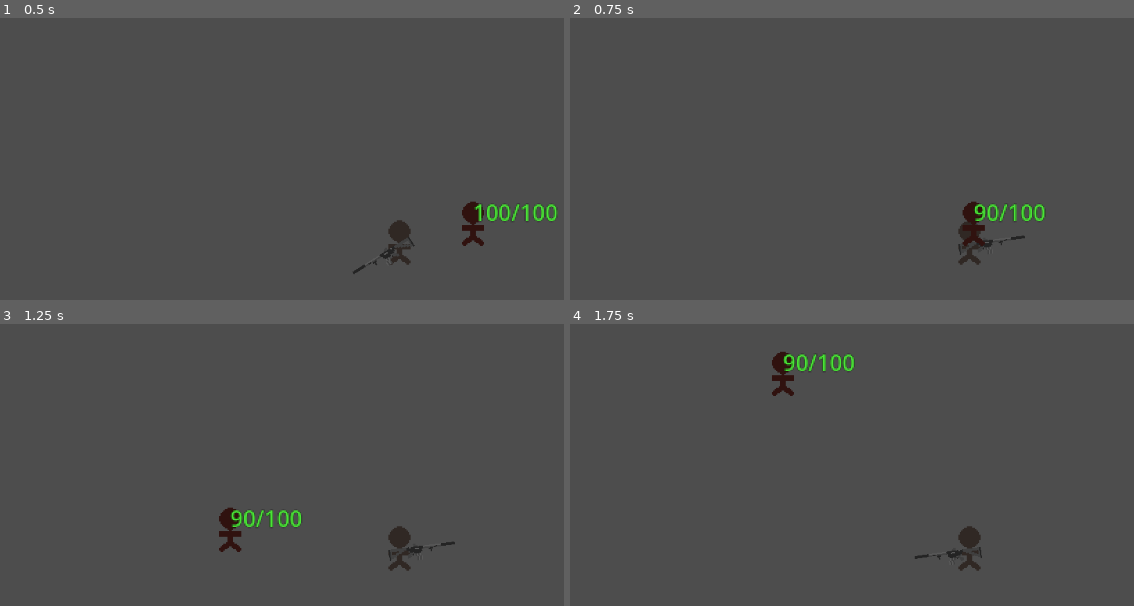
Above: before the commit, frames 1-4 (two rows, left to right).
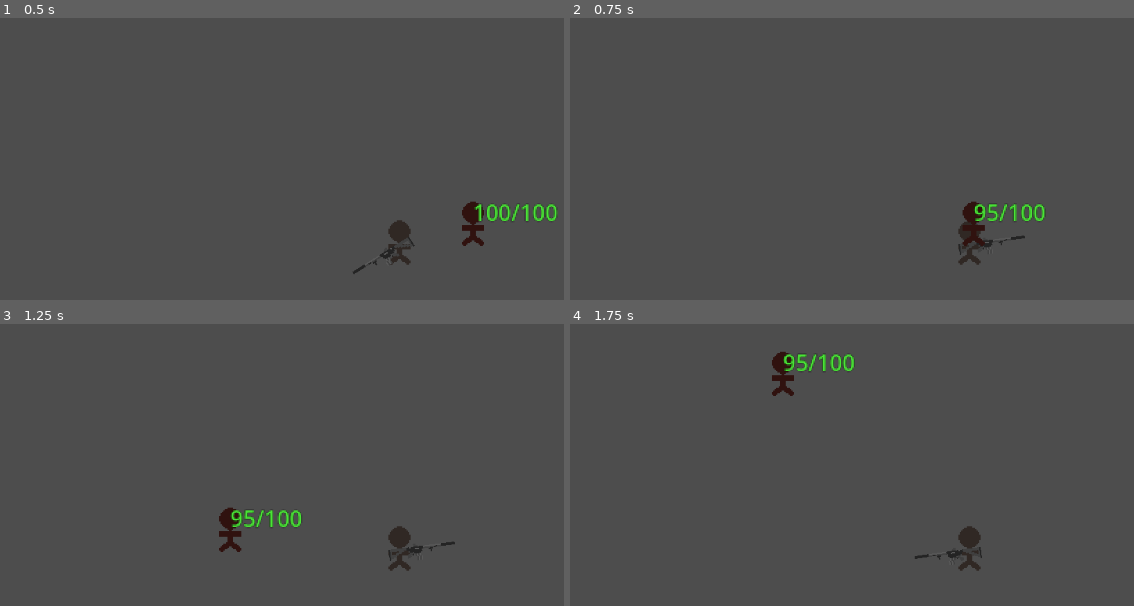
Above: after the commit, the same moments.

Repository: ExHilEr8/Personal-Game-Jam
Game: Godot game, scene res://scenes/main.tscn
The game is run twice, just before and just after one commit, with the same random seed, the same clock (stepped at 60 frames per second) and the same inputs. Sound files missing from this copy of the repository are replaced by a short silence.
Inputs (mouse positions are in pixels of both pictures, inside the frame that each line leads up to):
- Up to frame 1 (0.5 s): no input
- Up to frame 2 (0.75 s): tap Enter at 0.5 s; move the mouse to (outside the picture) at 0.52 s; press the mouse at (outside the picture) at 0.53 s; hold D (move_right) from 0.53 s (still down)
- Up to frame 3 (1.25 s): keep holding D (move_right)
- Up to frame 4 (1.75 s): move the mouse to (806, 572) at 1.27 s; release D (move_right) at 1.28 s; release the mouse at (806, 572) at 1.28 s; hold S (move_down) from 1.28 s (still down); click (806, 572) at 1.35 s

Frame 1 is identical in both runs. In frame 2, less than 0.1% of the frame differs, in the area x 73-77%, y 65-72%; in frame 3, less than 0.1%; in frame 4, less than 0.1%.

Commit message:
Implemented multiple projectiles with even spacing for both physics and hitscan projectiles

Diff:
--- a/scenes/Weapon.gd
+++ b/scenes/Weapon.gd
@@ -15,6 +15,7 @@
 @export var burst_amount: int = int(1)
 @export var burst_fire_rate: float = float(0.1)
 @export var projectile_count: int = int(1)
+@export var projectile_even_spread: bool = false
 
 @export_category("Misc")
 @export var is_hitscan: bool = false
@@ -48,6 +49,7 @@
 		return can_fire
 	set(value):
 		can_fire = bool(value)
+
 
 func _ready():
 	fire_rate_timer = initialize_general_timer()
@@ -110,40 +112,68 @@
 
 func check_attempt_fire():
 	if Input.is_action_pressed("primary_action"):
-		fire()
-
-func fire():
+		if is_burst_fire == true:
+			burst_fire()
+
+		else:
+			regular_fire()
+
+func regular_fire():
 	determine_can_fire()
 
 	if(can_fire == true):
-		if(is_burst_fire == true):
-			is_bursting = true
-
-			for n in (burst_amount):
-				determine_can_fire()
-
-				if is_hitscan == false:
-					for p in projectile_count:
-						fire_projectile(physics_projectile, $BulletInstancePoint.get_global_position())
-				else:
-					for p in hitscan_raycasts.size():
-						fire_hitscan(hitscan_raycasts[n], hitscan_projectile_instances[n])
-
-				burst_timer.start(burst_fire_rate)
-				await burst_timer.timeout
-
-			is_bursting = false
-
-		elif(is_hitscan == true):
-			for n in hitscan_raycasts.size():
-					fire_hitscan(hitscan_raycasts[n], hitscan_projectile_instances[n])
-
-		else:
-			for n in projectile_count:
-				fire_projectile(physics_projectile, $BulletInstancePoint.get_global_position())
-
-		fire_rate_timer.start(fire_rate)
-		print("fire", magazine_count, "/", magazine_size)
+		shoot()
+
+func burst_fire():
+	determine_can_fire()
+
+	if(can_fire == true):
+		is_bursting = true
+
+		for n in (burst_amount):
+			shoot()
+
+			burst_timer.start(burst_fire_rate)
+			await burst_timer.timeout
+
+		is_bursting = false
+
+func shoot():
+	var spread_increment = (PI * (1 - initial_accuracy)) / projectile_count
+
+	var initial_rotation
+
+	if is_hitscan == true:
+		# Uses the first hitscan_raycast in the array since they should all be aligned,
+		#	circumstantial to the _physics_process() function
+		initial_rotation = hitscan_raycasts[0].rotation
+	else:
+		initial_rotation = get_global_rotation()
+
+	# Subtracts half of the entire width of the spread from the initial_rotation to determine
+	#	the starting point for the spread, and then rotates down with each subsequent projectile
+	var rotation_param = initial_rotation - ((PI * (1 - initial_accuracy)) / 2)
+
+	if(is_hitscan == true):
+		for n in hitscan_raycasts.size():
+			if projectile_even_spread == true:
+				fire_hitscan(hitscan_raycasts[n], hitscan_projectile_instances[n], rotation_param)
+				rotation_param += spread_increment
+			else:
+				fire_hitscan(hitscan_raycasts[n], hitscan_projectile_instances[n], apply_accuracy(hitscan_raycasts[n].rotation, initial_accuracy))
+
+	else:
+		for n in projectile_count:
+			if projectile_even_spread == true:
+				fire_projectile(physics_projectile, $BulletInstancePoint.get_global_position(), rotation_param)
+				rotation_param += spread_increment
+			else:
+				fire_projectile(physics_projectile, $BulletInstancePoint.get_global_position(), apply_accuracy(get_global_rotation(), initial_accuracy))
+
+
+	fire_rate_timer.start(fire_rate)
+	print("fire", magazine_count, "/", magazine_size)
+
 
 func apply_accuracy(initial_rotation, accuracy: float) -> float:
 	var rad_offset = PI * (1 - accuracy)
@@ -151,10 +181,10 @@
 
 # fire_projectile() uses the physics_projectile: PackedScene which is generally provided
 #	in the editor per gun. See PhysicsProjectilePrefab.tscn for more info
-func fire_projectile(projectile_scene: PackedScene, projectile_start_point: Vector2):
+func fire_projectile(projectile_scene: PackedScene, projectile_start_point: Vector2, projectile_rotation: float):
 	var projectile_instance = projectile_scene.instantiate()
 	projectile_instance.position = projectile_start_point
-	projectile_instance.rotation = apply_accuracy(get_global_rotation(), initial_accuracy)
+	projectile_instance.rotation = projectile_rotation
 	projectile_instance.apply_impulse(Vector2(projectile_instance.projectile_speed, 0).rotated(projectile_instance.rotation), Vector2())
 	get_tree().get_root().add_child(projectile_instance)
 
@@ -164,9 +194,9 @@
 
 # fire_hitscan() uses the hitscan_projectile: PackedScene which is generally provided
 #	in the editor per gun. See HitscanProjectilePrefab.tscn for more info
-func fire_hitscan(ray: RayCast2D, projectile):
+func fire_hitscan(ray: RayCast2D, projectile, projectile_rotation: float):
 	if(initial_accuracy < 1):
-		ray.target_position = ray.target_position.rotated(apply_accuracy(ray.get_global_rotation(), initial_accuracy))
+		ray.target_position = ray.target_position.rotated(projectile_rotation)
 		ray.force_raycast_update()
 
 	if ray.is_colliding():
--- a/scenes/main.tscn
+++ b/scenes/main.tscn
@@ -23,8 +23,11 @@
 [node name="Weapon" parent="Player/WeaponContainer" instance=ExtResource("3_tawrs")]
 position = Vector2(16, 4)
 initial_accuracy = 0.95
-reserve_ammo = 900
-projectile_count = 10
+magazine_size = 9000
+reserve_ammo = 9000
+is_burst_fire = true
+burst_amount = 3
+projectile_count = 5
 is_hitscan = true
 physics_projectile = ExtResource("4_y0fn3")
 hitscan_projectile = ExtResource("5_tdcqm")
--- a/scenes/physics_projectiles/m4bullet.tscn
+++ b/scenes/physics_projectiles/m4bullet.tscn
@@ -15,7 +15,7 @@
 max_contacts_reported = 999
 contact_monitor = true
 script = ExtResource("1_mvj12")
-projectile_speed = 1400.0
+projectile_speed = 1200.0
 impact_animator = ExtResource("2_juq4l")
 impact_sound = ExtResource("3_qnwr5")
 sound_volume = -15.0
